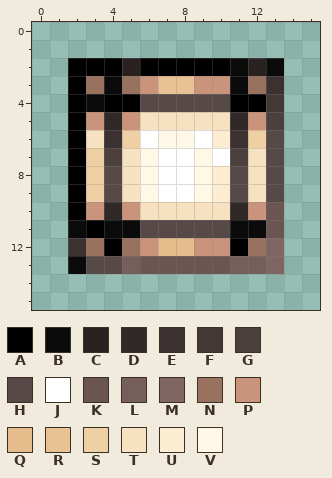
Pixel-art sprite, stored at common/src/main/resources/assets/yuushya/textures/0extra_building_material/preview/goth_lamp.png. Above is the file before it was changed.
The file is 16x16 pixels. Colours within 5 levels of each other are drawn and written as one.
Palette (. is transparent): A #000000  B #0b0b0b  C #292221  D #302928  E #3a3130  F #433836  G #4c403e  H #574947  J #ffffff  K #6a5552  L #755e5b  M #7f6663  N #99715f  P #ca937c  Q #e5bd8c  R #e8c293  S #eed0a4  T #f6e1c0  U #fcecd2  V #fff8e6
New version:
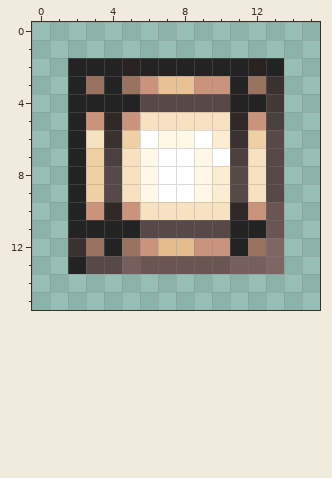
Change:
{"colour":"A","old":"#000000","new":"#232323"}
{"y":2,"x":11,"old":"B","new":"A"}
{"y":2,"x":13,"old":"B","new":"A"}
{"y":3,"x":4,"old":"B","new":"A"}
{"y":3,"x":11,"old":"B","new":"A"}
{"y":4,"x":3,"old":"B","new":"A"}
{"y":11,"x":2,"old":"B","new":"A"}
{"y":11,"x":4,"old":"BB","new":"AA"}
{"y":11,"x":11,"old":"BB","new":"AA"}
{"y":13,"x":2,"old":"B","new":"A"}
{"label":"changed","picture_box":[68,58,284,274]}
